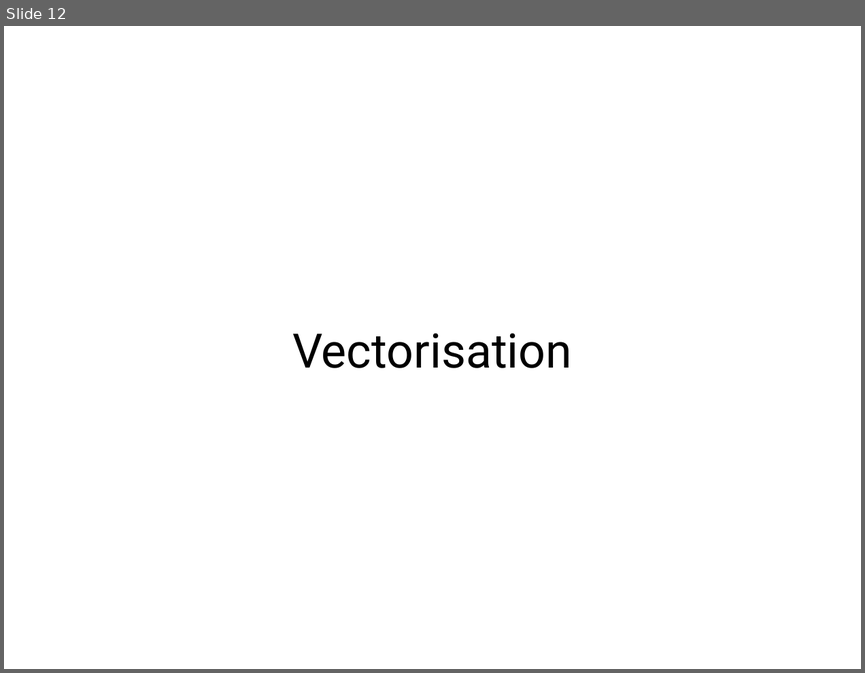
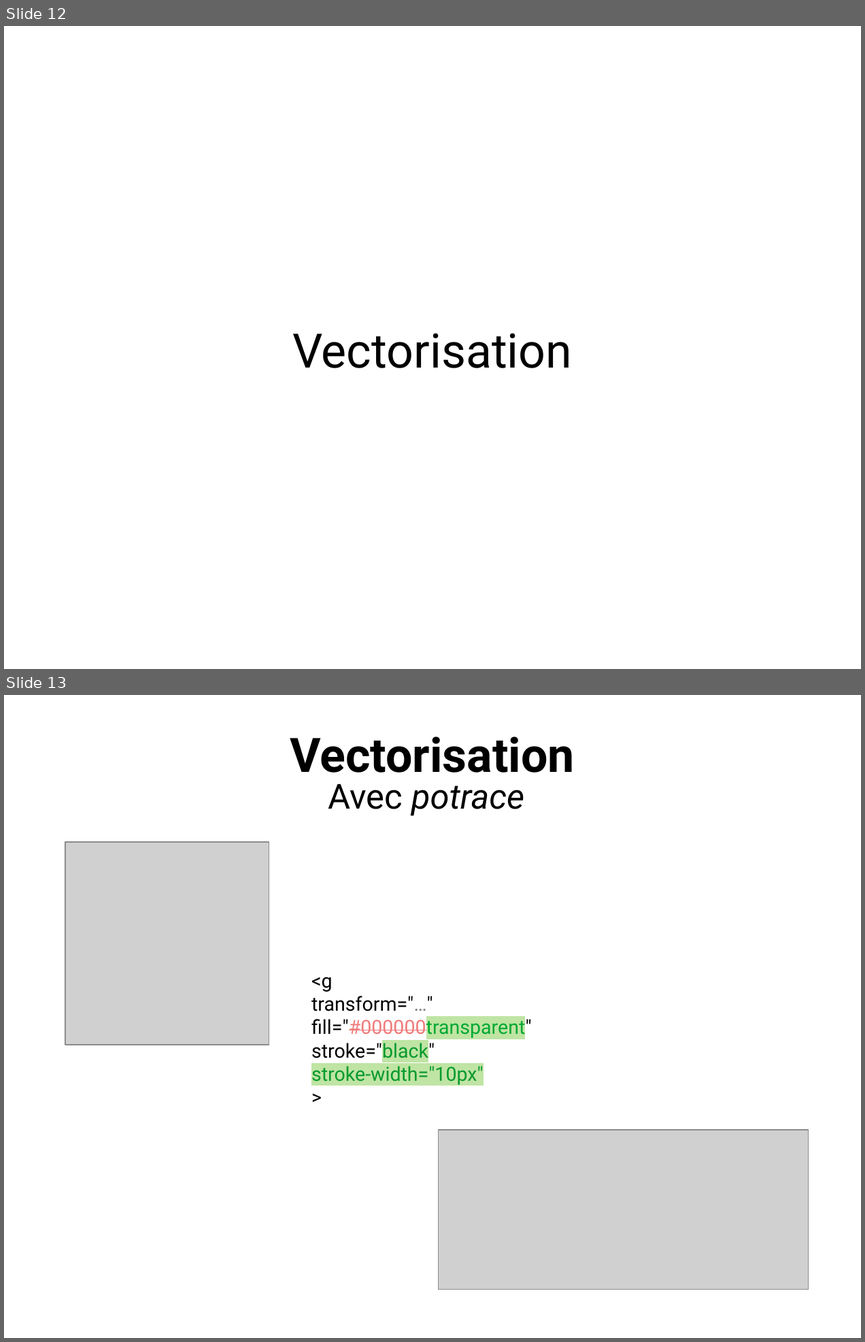
Before and after one commit to ewen-lbh/bone-fracture-detection, a slide deck: slides/mpsi/slides.odp. Shown one above the other, each under a label of ours: slide 12 before the commit, slides 12 and 13 after it. The pictures are 865x673 and 865x1342 pixels, drawn with LibreOffice and Linux fonts; fonts in the diff are those of the drawing; grey boxes stand for pictures. Boxes give left, top, right and bottom in pixels: in the first picture for what was removed or moved away, otherwise in the second. Text is boxed around its words. In the diff, an @@ line names an element or a change of style, - is before the commit and + after.

Commit message:
slides: continue
angles (schéma sur tikz), add some missing images, reposition headings

```diff
--- a/slides/mpsi/slides.odp
+++ b/slides/mpsi/slides.odp
@@ slide 13 added at [4, 695, 861, 1338], background #FFFFFF @@
@@ title added at [290, 736, 574, 773], 44 pt, text #000000, bold @@
+Vectorisation
@@ text added at [328, 784, 524, 816], 32 pt, text #000000, italic @@
+Avec potrace
@@ picture added at [65, 842, 269, 1045] @@
@@ text added at [311, 977, 531, 1085], 18 pt, text #000000 @@
+<g
+transform="…"
+fill="#000000transparent"
+stroke="black"
+stroke-width="10px"
+>
@@ picture added at [439, 1130, 808, 1289] @@
```
Also in this commit, not shown: 4 slides changed, 4 other slides added, 2 slides removed, 2 other files.
